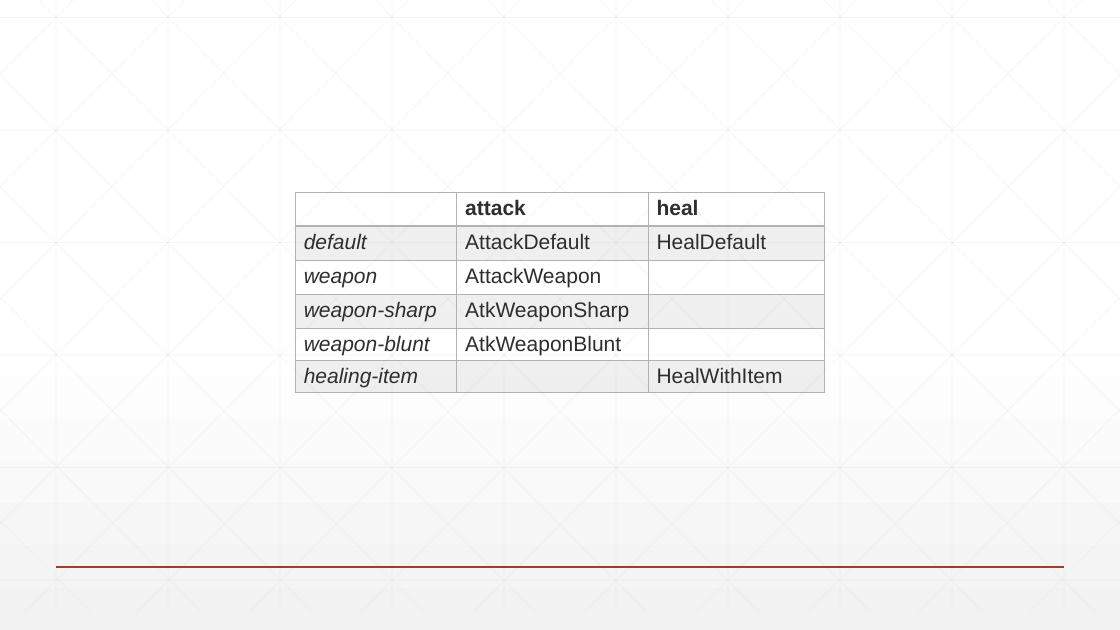
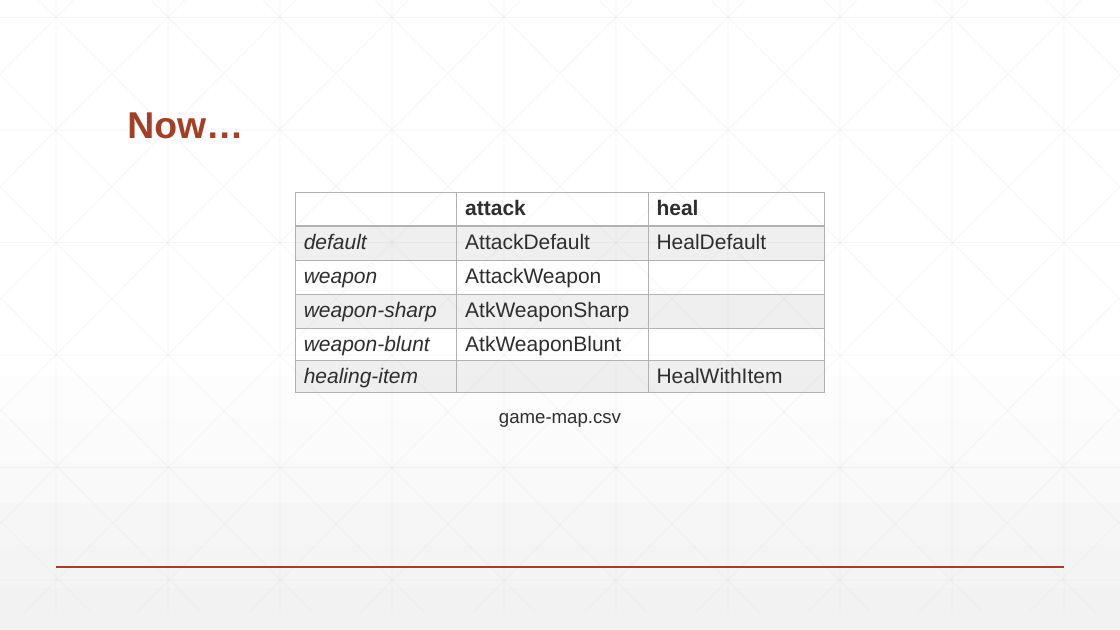
Before and after one commit to BaronKhan/VoiceRecognitionRPG, a slide deck: slide 5 of presentation/presentation.pptx. Drawn at 1120x630 pixels with LibreOffice and Linux fonts; fonts in the diff are those of the drawing. Boxes give left, top, right and bottom in pixels: in the first picture for what was removed or moved away, otherwise in the second. Text is boxed around its words. In the diff, an @@ line names an element or a change of style, - is before the commit and + after.

```diff
--- a/presentation/presentation.pptx
+++ b/presentation/presentation.pptx
@@ title added at [127, 112, 243, 139], 32 pt, text #A43F27, bold @@
+Now…
@@ text added at [499, 413, 621, 427], 16 pt, text #2D2E2D @@
+game-map.csv
```
Also in this commit, not shown: 2 other slides changed, 1 slide added, 1 slide removed, 1 other file.
